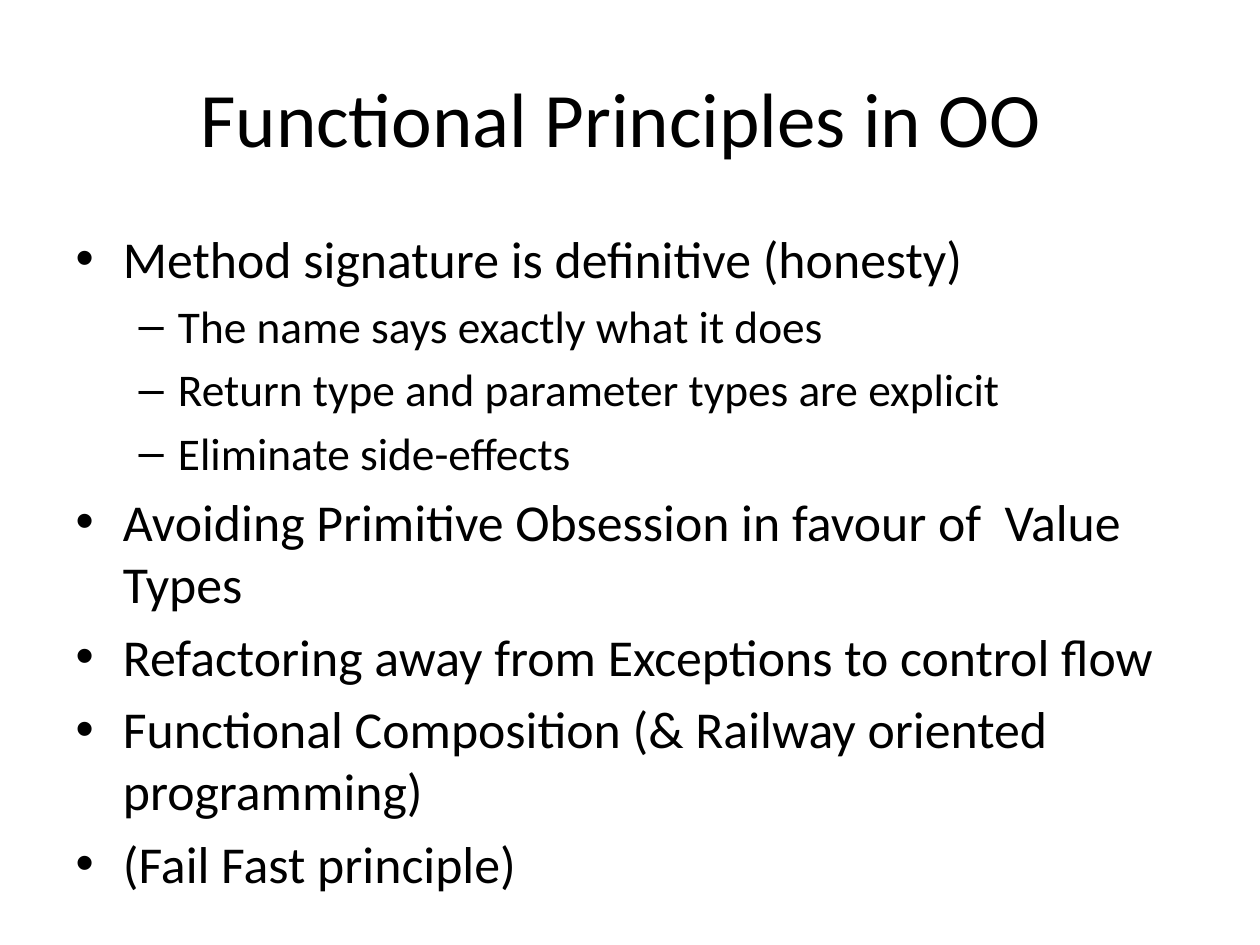
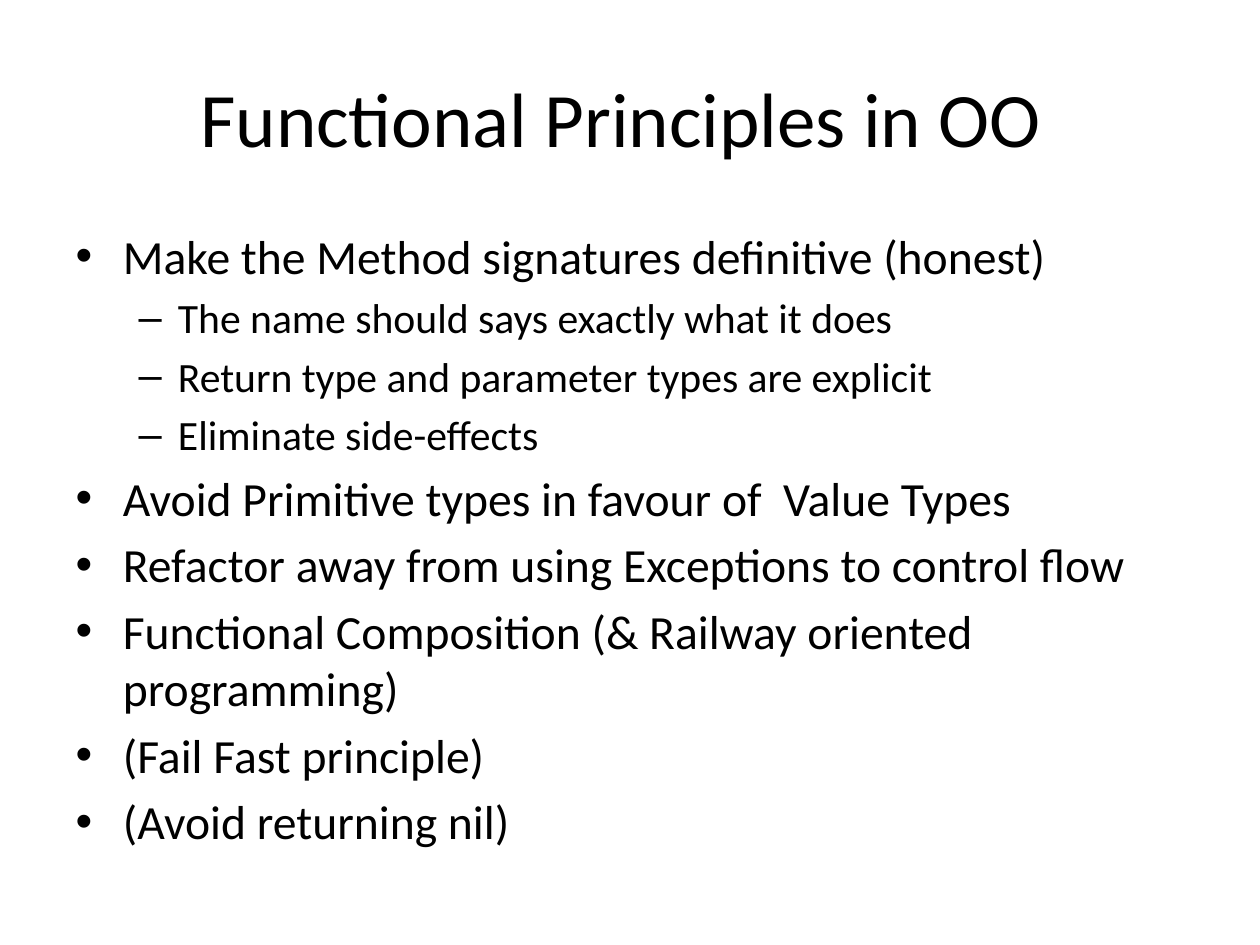
Before and after one commit to glenkleidon/functionalDemo, a slide deck: slide 5 of data/Towards Functional Programming.pptx. Drawn at 1260x945 pixels with LibreOffice and Linux fonts; fonts in the diff are those of the drawing; background and template pictures are left out. Boxes give left, top, right and bottom in pixels: in the first picture for what was removed or moved away, otherwise in the second. Text is boxed around its words. In the diff, an @@ line names an element or a change of style, - is before the commit and + after.

Commit message:
Added Maybe Type and Honest Square

```diff
--- a/data/Towards Functional Programming.pptx
+++ b/data/Towards Functional Programming.pptx
@@ text at [123, 239, 1045, 340]: text changed; size 29.6 to 27.2 pt @@
-• Method signature is definitive (honesty)
-  – The name says exactly what it does
+• Make the Method signatures definitive (honest)
+  – The name should says exactly what it does
@@ text at [123, 363, 972, 781]: size 25.9 to 23.8 pt in "Return type and parameter types are explicit", "Eliminate side-effects"; size 29.6 to 27.2 pt in "Functional Composition (& Railway oriented programming)", "(Fail Fast principle)" @@
@@ text at [123, 483, 1124, 591]: text changed; size 29.6 to 27.2 pt @@
-• Avoiding Primitive Obsession in favour of Value Types
-• Refactoring away from Exceptions to control flow
+• Avoid Primitive types in favour of Value Types
+• Refactor away from using Exceptions to control flow
@@ text at [123, 804, 509, 848]: paragraph added @@
+• (Avoid returning nil)
```
Also in this commit, not shown: 2 other slides changed, 4 other files.
